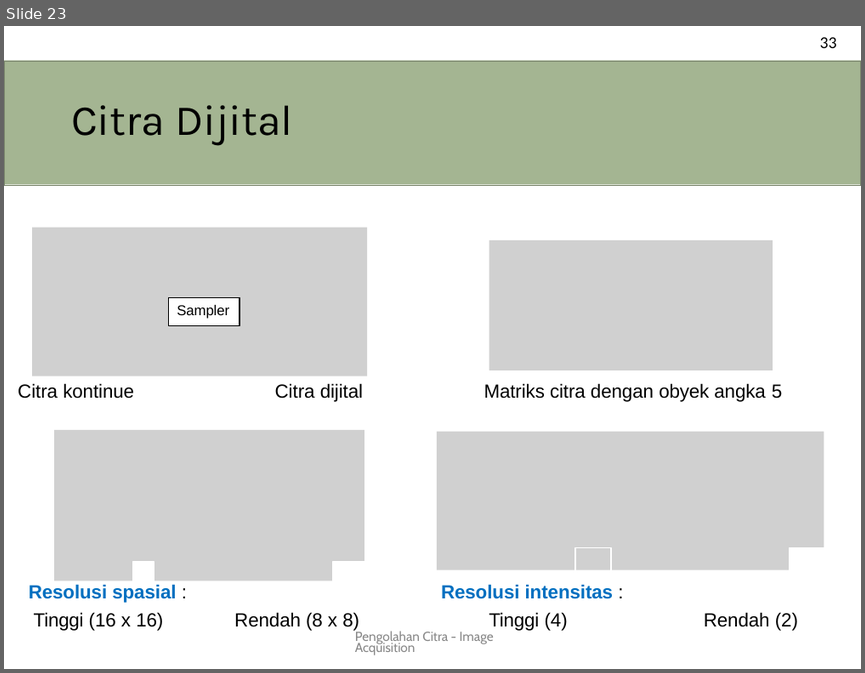
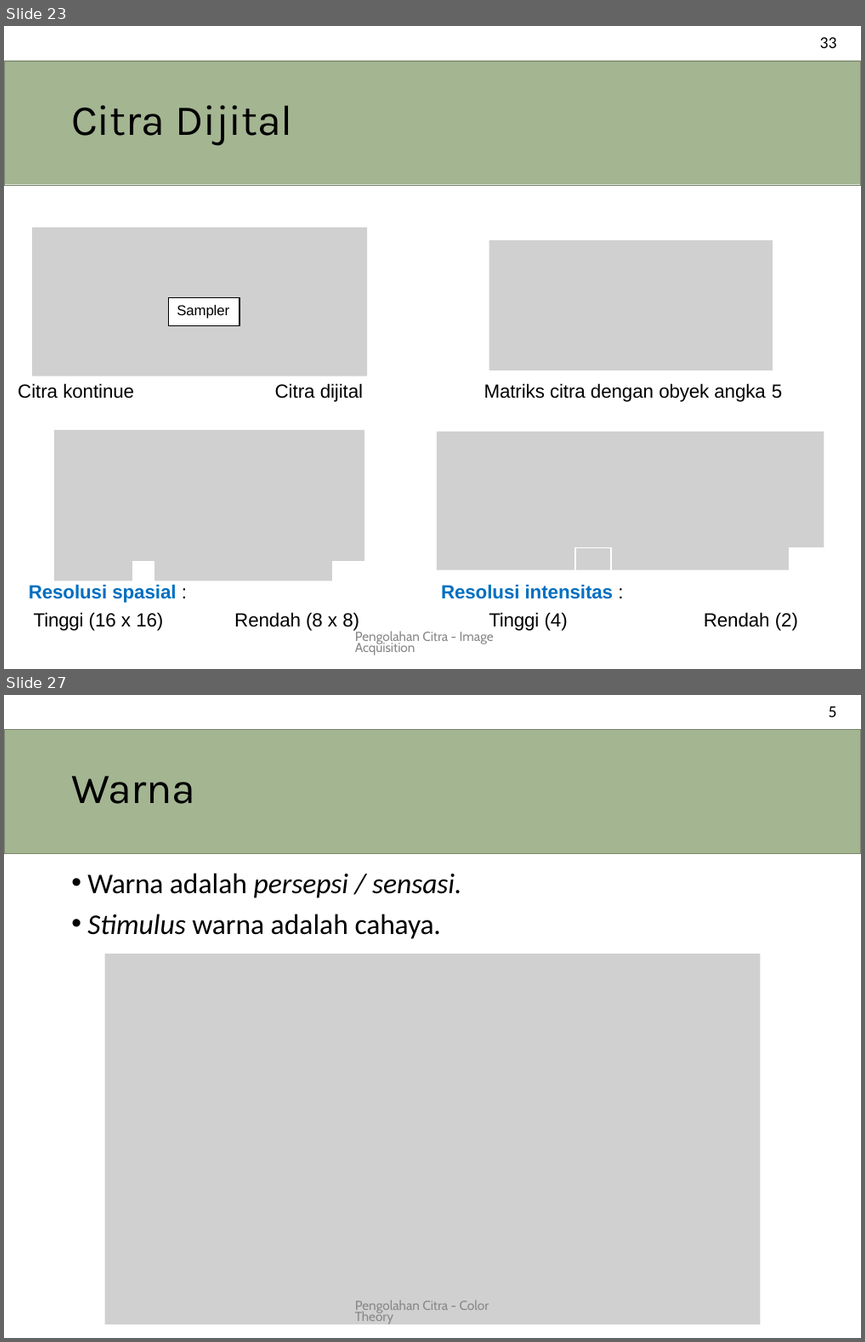
Before and after one commit to novalassalam/comvis, a slide deck: pencit.pptx. Shown one above the other, each under a label of ours: slide 23 before the commit, slides 23 and 27 after it; the slides between them are not shown. The pictures are 865x673 and 865x1342 pixels, drawn with LibreOffice and Linux fonts; fonts in the diff are those of the drawing; grey boxes stand for pictures. Boxes give left, top, right and bottom in pixels: in the first picture for what was removed or moved away, otherwise in the second. Text is boxed around its words. In the diff, an @@ line names an element or a change of style, - is before the commit and + after.

```diff
--- a/pencit.pptx
+++ b/pencit.pptx
@@ slide 27 added at (x1=4, y1=695, x2=861, y2=1338), background #FFFFFF @@
@@ text added at (x1=828, y1=706, x2=837, y2=717), 14 pt, text #000000 @@
+5
@@ title added at (x1=4, y1=729, x2=861, y2=853), fill #A4B592, outline #78846A 0.96 pt, 36 pt, text #000000 @@
+Warna
@@ text added at (x1=87, y1=873, x2=461, y2=939), 24 pt, text #000000 @@
+• Warna adalah persepsi / sensasi.
+• Stimulus warna adalah cahaya.
@@ picture added at (x1=105, y1=953, x2=760, y2=1325) @@
@@ text added at (x1=355, y1=1300, x2=488, y2=1325), 11 pt, text #888888 @@
+Pengolahan Citra - Color Theory
```
Also in this commit, not shown: 29 other slides added.
